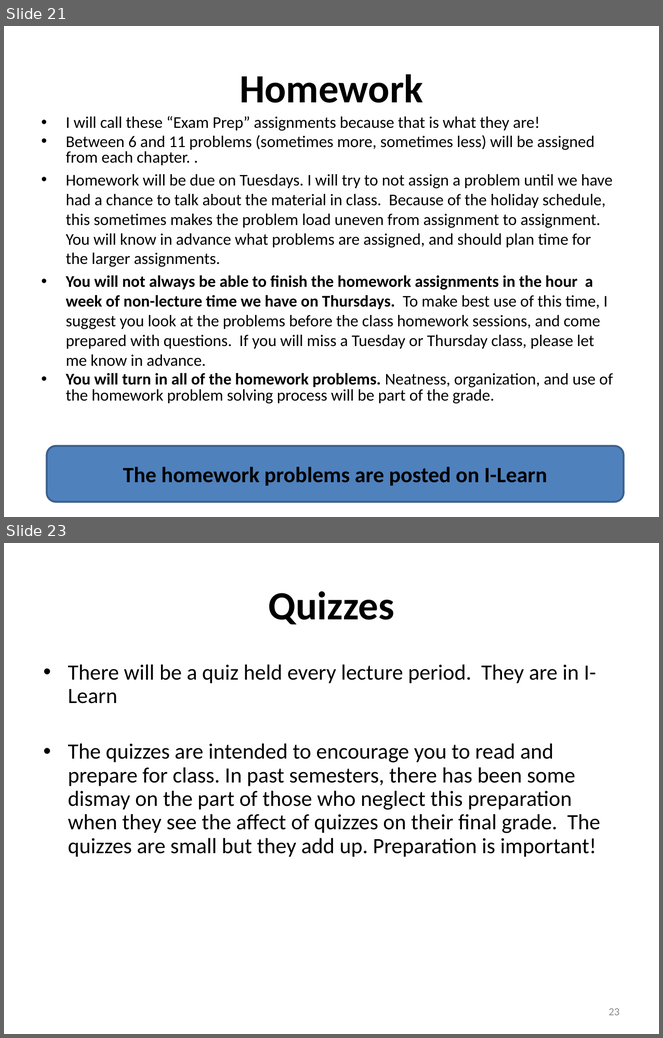
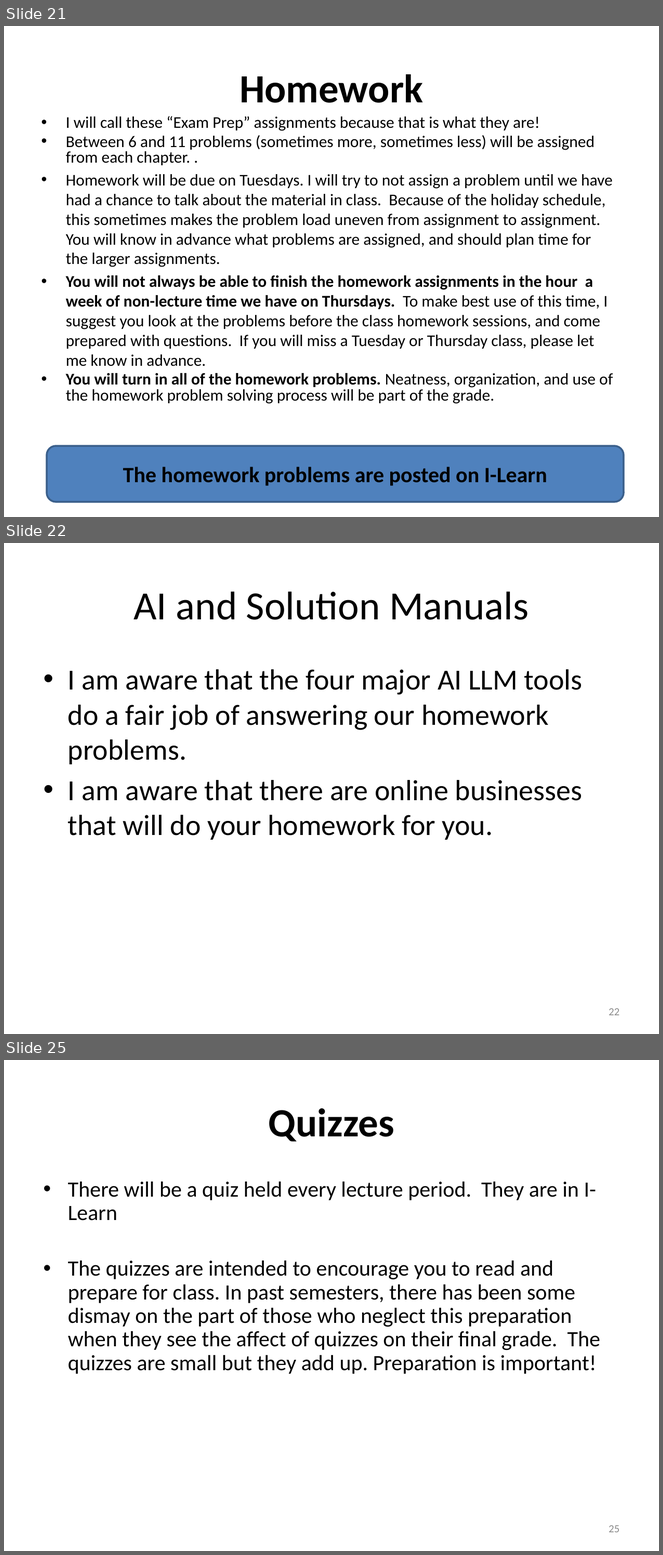
Before and after one commit to rtlines/PH223-Engineering-Physics, a slide deck: Slides/PH223_Lecture_01.pptx. Shown one above the other, each under a label of ours: slides 21 and 23 before the commit, slides 21, 22 and 25 after it; the slides between them are not shown. The pictures are 663x1038 and 663x1555 pixels, drawn with LibreOffice and Linux fonts; fonts in the diff are those of the drawing. Boxes give left, top, right and bottom in pixels: in the first picture for what was removed or moved away, otherwise in the second. Text is boxed around its words. In the diff, an @@ line names an element or a change of style, - is before the commit and + after.

```diff
--- a/Slides/PH223_Lecture_01.pptx
+++ b/Slides/PH223_Lecture_01.pptx
@@ slide 22 added at (4,543,659,1034), background #FFFFFF @@
@@ title added at (133,591,529,620), 44 pt, text #000000 @@
+AI and Solution Manuals
@@ text added at (68,669,583,840), 32 pt, text #000000 @@
+• I am aware that the four major AI LLM tools do a fair job of answering our homework problems.
+• I am aware that there are online businesses that will do your homework for you.
@@ page number added at (609,1008,620,1016), 12 pt, text #8C8C8C @@
+22
@@ what was slide 23 is now slide 25 @@
@@ page number at (609,1525,620,1533): text changed @@
-23
+25
```
Also in this commit, not shown: 7 slides changed, 1 other slide added, 10 other files.
